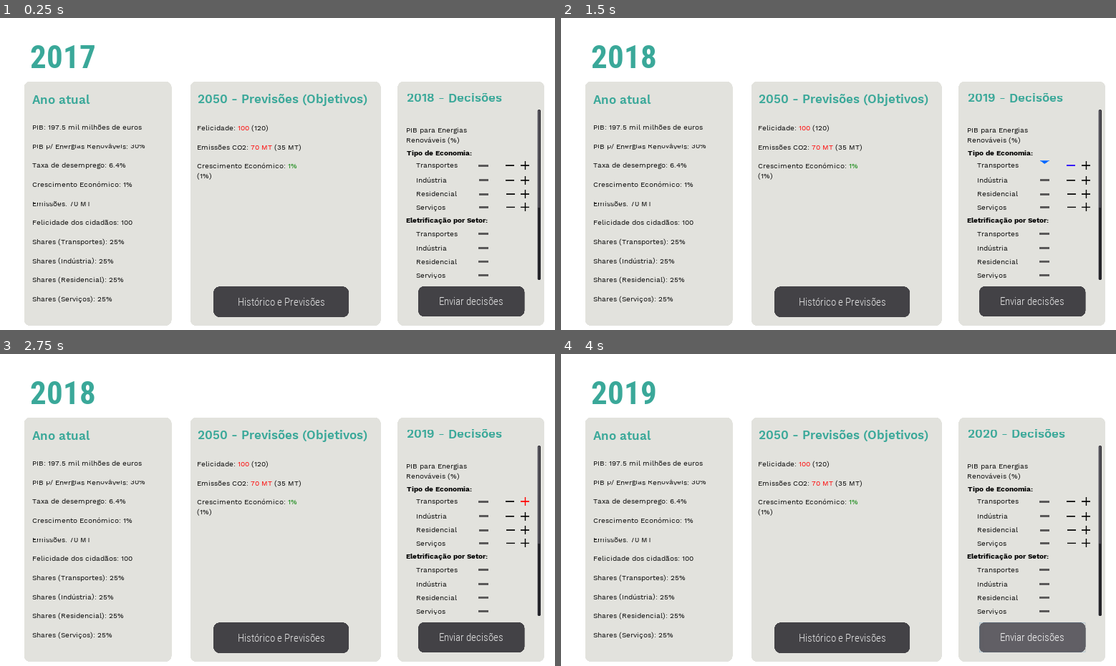
Above: before the commit, frames 1-4 (two rows, left to right).
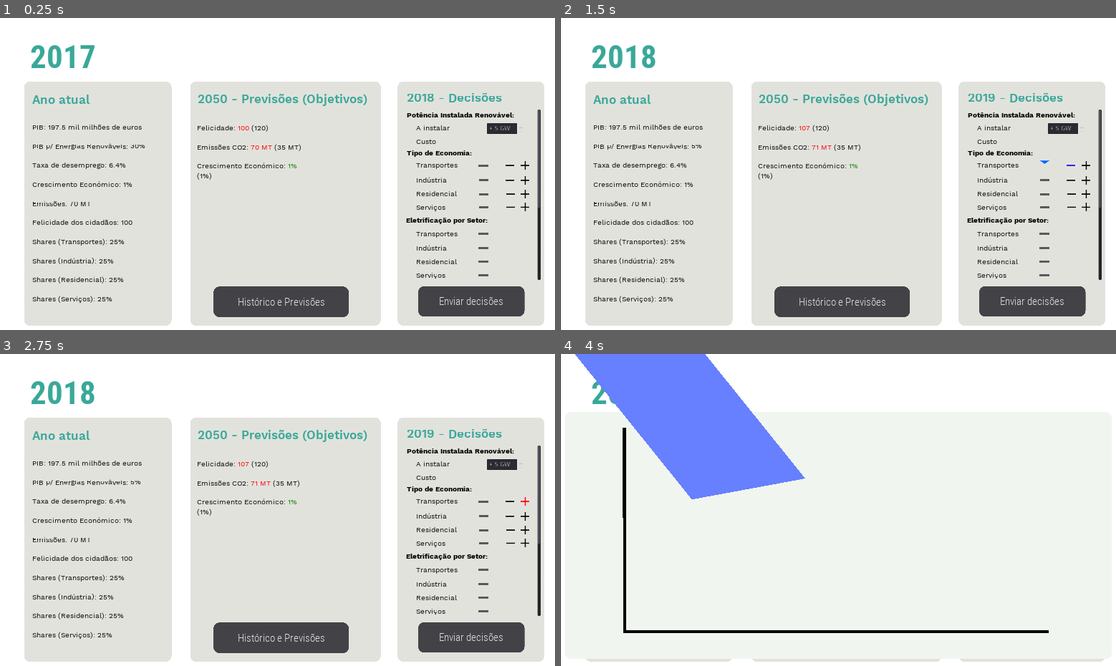
Above: after the commit, the same moments.

Repository: TiagoTaveira/ExergyX
Game: Godot game, scene res://Test.tscn
Two runs of this game, one before a commit and one after it. Both use one fixed random seed, a clock stepped at 60 frames per second and the inputs below.
Inputs (mouse positions are in pixels of both pictures, inside the frame that each line leads up to):
- Up to frame 1 (0.25 s): no input
- Up to frame 2 (1.5 s): click "Enviar decisões" at 0.5 s; click (1071, 167) at 1.25 s
- Up to frame 3 (2.75 s): click (527, 503) at 2 s
- Up to frame 4 (4 s): click "Histórico e Previsões" at 2.75 s; click "Enviar decisões" at 3.5 s

The runs differ from the first frame. In frame 1, 0.6% of the frame differs, in the area x 73-95%, y 30-41%; in frame 2, 0.7%; in frame 3, 0.7%; in frame 4, 19%, in the area x 2-98%, y 0-96%.

Commit message:
Add graphic axes

Diff:
--- a/Test.tscn
+++ b/Test.tscn
@@ -5,8 +5,8 @@
 [ext_resource path="res://RoundButtonst.theme" type="Theme" id=3]
 [ext_resource path="res://FONT_RobotoCondensed-Light.tres" type="DynamicFont" id=4]
 [ext_resource path="res://FONT_WorkSans-SemiBold.tres" type="DynamicFont" id=5]
-[ext_resource path="res://FONT_WorkSans-Regular24.tres" type="DynamicFont" id=6]
-[ext_resource path="res://FONT_WorkSans-Bold.tres" type="DynamicFont" id=7]
+[ext_resource path="res://FONT_WorkSans-Bold.tres" type="DynamicFont" id=6]
+[ext_resource path="res://FONT_WorkSans-Regular24.tres" type="DynamicFont" id=7]
 [ext_resource path="res://middle0.png" type="Texture" id=8]
 [ext_resource path="res://minus_black.png" type="Texture" id=9]
 [ext_resource path="res://minus_blue.png" type="Texture" id=10]
@@ -55,6 +55,13 @@
 corner_radius_bottom_left = 20
 
 [sub_resource type="StyleBoxFlat" id=6]
+bg_color = Color( 0.941176, 0.960784, 0.941176, 1 )
+corner_radius_top_left = 20
+corner_radius_top_right = 20
+corner_radius_bottom_right = 20
+corner_radius_bottom_left = 20
+
+[sub_resource type="StyleBoxFlat" id=7]
 bg_color = Color( 0.54902, 0.6, 0.294118, 1 )
 corner_radius_top_left = 20
 corner_radius_top_right = 20
@@ -63,8 +70,6 @@
 corner_detail = 9
 shadow_color = Color( 0.388235, 0.458824, 0.278431, 0.6 )
 shadow_size = 5
-
-[sub_resource type="StyleBoxFlat" id=7]
 
 [node name="Panel" type="Panel"]
 margin_left = 1.94475
@@ -102,6 +107,7 @@
 margin_top = 687.0
 margin_right = 425.0
 margin_bottom = 788.0
+mouse_default_cursor_shape = 2
 theme = ExtResource( 3 )
 custom_fonts/font = ExtResource( 4 )
 text = "Enviar decisões"
@@ -132,25 +138,64 @@
 margin_right = 400.0
 rect_pivot_offset = Vector2( -2036.94, 71.1674 )
 
+[node name="PotenciaInstalada" type="RichTextLabel" parent="GridContainer/ScrollContainer/VBoxContainer/Control"]
+margin_left = 19.0
+margin_top = 2.0
+margin_right = 425.0
+margin_bottom = 42.0
+rect_pivot_offset = Vector2( 0, 21.7076 )
+custom_fonts/bold_font = ExtResource( 6 )
+custom_fonts/normal_font = ExtResource( 7 )
+custom_colors/default_color = Color( 0, 0, 0, 1 )
+bbcode_enabled = true
+bbcode_text = "[b]Potência Instalada Renovável:[/b]"
+text = "Potência Instalada Renovável:"
+
 [node name="PIBRenovaveis" type="SpinBox" parent="GridContainer/ScrollContainer/VBoxContainer/Control"]
+margin_left = 288.0
+margin_top = 46.0
+margin_right = 372.0
+margin_bottom = 70.0
+rect_scale = Vector2( 1.5, 1.5 )
+mouse_default_cursor_shape = 2
+step = 5.0
+value = 5.0
+rounded = true
+align = 3
+prefix = "+"
+suffix = "GW"
+
+[node name="RichTextLabel" type="RichTextLabel" parent="GridContainer/ScrollContainer/VBoxContainer/Control"]
 visible = false
-margin_left = 293.812
-margin_top = 69.7511
-margin_right = 367.812
-margin_bottom = 93.7511
-value = 30.0
-rounded = true
-
-[node name="RichTextLabel" type="RichTextLabel" parent="GridContainer/ScrollContainer/VBoxContainer/Control"]
-margin_left = 17.9124
-margin_top = 53.854
-margin_right = 293.912
-margin_bottom = 131.854
-rect_pivot_offset = Vector2( 0, 21.7076 )
-custom_fonts/normal_font = ExtResource( 6 )
+margin_left = 18.0
+margin_top = 23.0
+margin_right = 410.0
+margin_bottom = 101.0
+rect_pivot_offset = Vector2( 0, 21.7076 )
+custom_fonts/normal_font = ExtResource( 7 )
 custom_colors/default_color = Color( 0, 0, 0, 1 )
 bbcode_text = "PIB para Energias Renováveis (%)"
 text = "PIB para Energias Renováveis (%)"
+
+[node name="Instalar" type="RichTextLabel" parent="GridContainer/ScrollContainer/VBoxContainer/Control"]
+margin_left = 51.0
+margin_top = 46.0
+margin_right = 273.0
+margin_bottom = 99.0
+rect_pivot_offset = Vector2( 0, 21.7076 )
+custom_fonts/normal_font = ExtResource( 7 )
+custom_colors/default_color = Color( 0, 0, 0, 1 )
+text = "A instalar"
+
+[node name="Custo" type="RichTextLabel" parent="GridContainer/ScrollContainer/VBoxContainer/Control"]
+margin_left = 51.0
+margin_top = 91.0
+margin_right = 273.0
+margin_bottom = 144.0
+rect_pivot_offset = Vector2( 0, 21.7076 )
+custom_fonts/normal_font = ExtResource( 7 )
+custom_colors/default_color = Color( 0, 0, 0, 1 )
+text = "Custo"
 
 [node name="Control2" type="Control" parent="GridContainer/ScrollContainer/VBoxContainer"]
 margin_right = 400.0
@@ -193,6 +238,7 @@
 margin_top = 173.381
 margin_right = 391.445
 margin_bottom = 213.381
+mouse_default_cursor_shape = 2
 texture_normal = ExtResource( 9 )
 texture_pressed = ExtResource( 10 )
 texture_hover = ExtResource( 10 )
@@ -202,6 +248,7 @@
 margin_top = 173.165
 margin_right = 441.938
 margin_bottom = 213.165
+mouse_default_cursor_shape = 2
 texture_normal = ExtResource( 11 )
 texture_pressed = ExtResource( 12 )
 texture_hover = ExtResource( 12 )
@@ -211,12 +258,12 @@
 rect_pivot_offset = Vector2( -2036.94, 71.1674 )
 
 [node name="Industria" type="RichTextLabel" parent="GridContainer/ScrollContainer/VBoxContainer/Control4"]
-margin_left = 51.0
+margin_left = 50.0
 margin_top = 220.0
-margin_right = 273.0
+margin_right = 272.0
 margin_bottom = 263.0
 rect_pivot_offset = Vector2( 0, 21.7076 )
-custom_fonts/normal_font = ExtResource( 6 )
+custom_fonts/normal_font = ExtResource( 7 )
 custom_colors/default_color = Color( 0, 0, 0, 1 )
 text = "Indústria"
 
@@ -230,6 +277,7 @@
 margin_top = 223.381
 margin_right = 391.445
 margin_bottom = 263.381
+mouse_default_cursor_shape = 2
 texture_normal = ExtResource( 9 )
 texture_pressed = ExtResource( 10 )
 texture_hover = ExtResource( 10 )
@@ -239,6 +287,7 @@
 margin_top = 223.164
 margin_right = 441.938
 margin_bottom = 263.164
+mouse_default_cursor_shape = 2
 texture_normal = ExtResource( 11 )
 texture_pressed = ExtResource( 12 )
 texture_hover = ExtResource( 12 )
@@ -267,6 +316,7 @@
 margin_top = 269.391
 margin_right = 392.435
 margin_bottom = 309.391
+mouse_default_cursor_shape = 2
 texture_normal = ExtResource( 9 )
 texture_pressed = ExtResource( 10 )
 texture_hover = ExtResource( 10 )
@@ -276,6 +326,7 @@
 margin_top = 269.164
 margin_right = 441.938
 margin_bottom = 309.164
+mouse_default_cursor_shape = 2
 texture_normal = ExtResource( 11 )
 texture_pressed = ExtResource( 12 )
 texture_hover = ExtResource( 12 )
@@ -304,6 +355,7 @@
 margin_top = 313.391
 margin_right = 392.435
 margin_bottom = 353.391
+mouse_default_cursor_shape = 2
 texture_normal = ExtResource( 9 )
 texture_pressed = ExtResource( 10 )
 texture_hover = ExtResource( 10 )
@@ -313,6 +365,7 @@
 margin_top = 313.164
 margin_right = 441.938
 margin_bottom = 353.164
+mouse_default_cursor_shape = 2
 texture_normal = ExtResource( 11 )
 texture_pressed = ExtResource( 12 )
 texture_hover = ExtResource( 12 )
@@ -502,6 +555,7 @@
 margin_top = 688.279
 margin_right = -106.502
 margin_bottom = 790.279
+mouse_default_cursor_shape = 2
 theme = ExtResource( 3 )
 custom_fonts/font = ExtResource( 4 )
 text = "Histórico e Previsões"
@@ -594,6 +648,34 @@
 Shares (Residencial): 25%
 
 Shares (Serviços): 25%"
+
+[node name="GrafHistorico" type="PopupPanel" parent="."]
+margin_left = 57.0
+margin_top = 195.0
+margin_right = 1889.0
+margin_bottom = 1023.0
+custom_styles/panel = SubResource( 6 )
+
+[node name="Control" type="Control" parent="GrafHistorico"]
+margin_right = 1832.0
+margin_bottom = 828.0
+
+[node name="TestLine2D" type="Line2D" parent="GrafHistorico/Control"]
+position = Vector2( -1076.06, -3024.42 )
+scale = Vector2( 40.7362, 19.5509 )
+points = PoolVector2Array( 41.5083, 167.879 )
+texture_mode = -1088421888
+
+[node name="X-axis" type="Line2D" parent="GrafHistorico/Control"]
+points = PoolVector2Array( 194.72, 735.93, 1621.06, 735.333 )
+default_color = Color( 0, 0, 0, 1 )
+texture_mode = -1088421888
+
+[node name="Y-axis" type="Line2D" parent="GrafHistorico/Control"]
+position = Vector2( 0, 5 )
+points = PoolVector2Array( 199.017, 735.908, 198.629, 46.6037 )
+default_color = Color( 0, 0, 0, 1 )
+texture_mode = -1088421888
 
 [node name="PopupPanel" type="PopupPanel" parent="."]
 visible = true
@@ -639,19 +721,4 @@
 custom_fonts/normal_font = ExtResource( 18 )
 custom_colors/default_color = Color( 0.235294, 0.376471, 0.168627, 1 )
 text = "Resultados em 2050"
-
-[node name="GrafHistorico" type="PopupPanel" parent="."]
-margin_left = 127.943
-margin_top = 252.581
-margin_right = 1170.94
-margin_bottom = 575.581
-custom_styles/panel = SubResource( 7 )
-
-[node name="Control" type="Control" parent="GrafHistorico"]
-margin_right = 1043.0
-margin_bottom = 323.0
-
-[node name="TestLine2D" type="Line2D" parent="GrafHistorico/Control"]
-points = PoolVector2Array( 37.0154, 168.392 )
-texture_mode = -1088421888
 [connection signal="pressed" from="GridContainer/Button" to="." method="_on_Button_pressed"]
Not shown: 12 places in Test.tscn that only renumber resources
